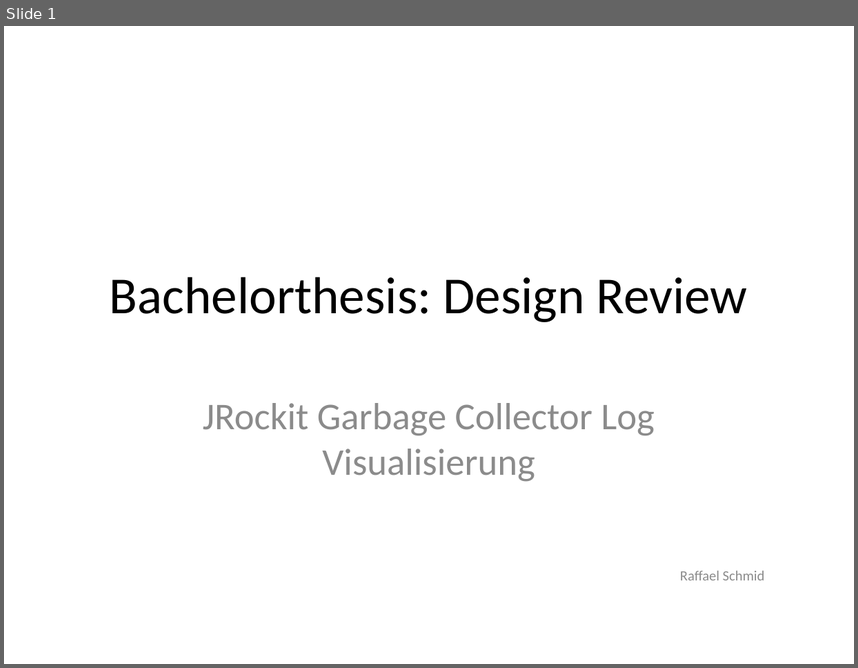
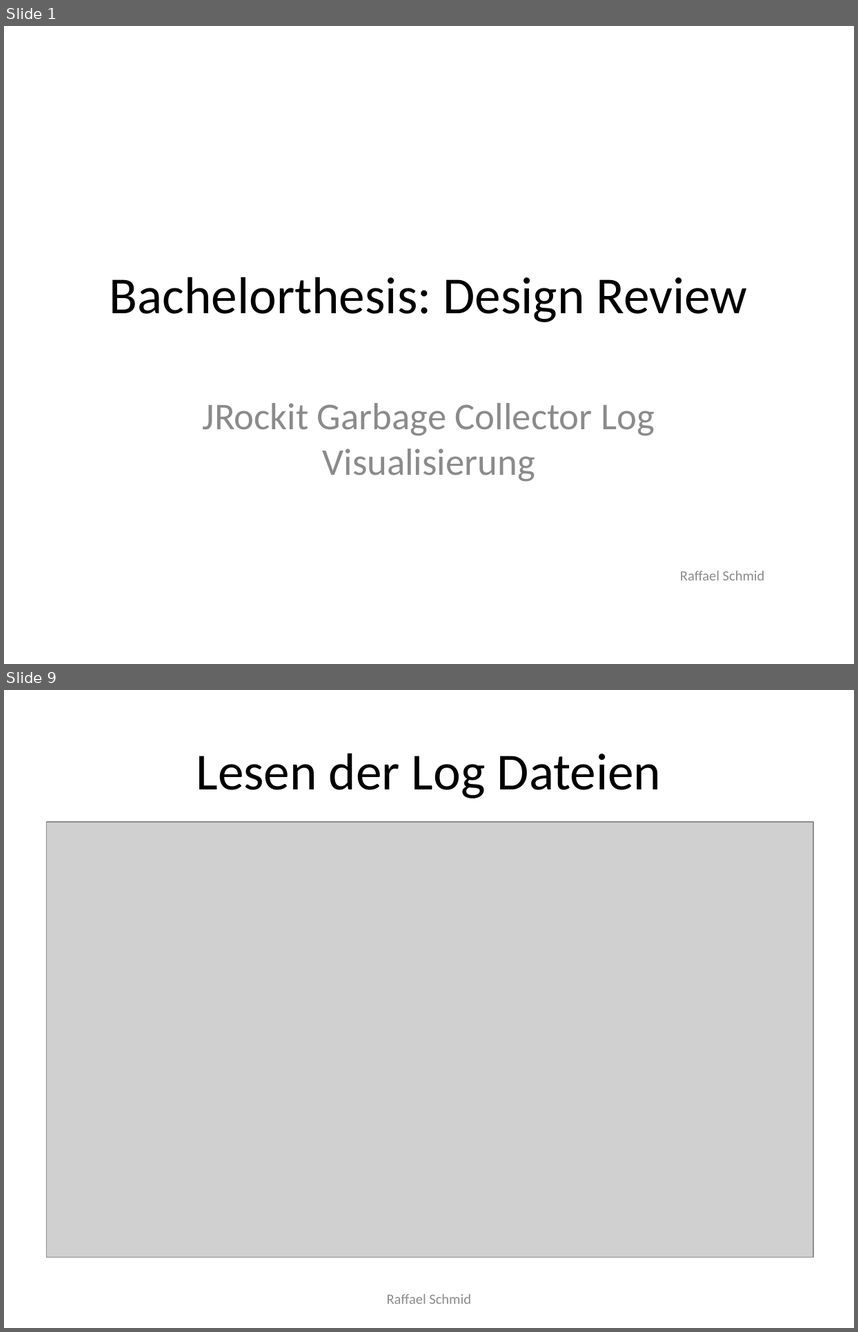
Before and after one commit to raffaelschmid/bachelorthesis, a slide deck: Dokumentation/Praesentation Design Review/rschmid_bachelorthesis_designreview_prasentation.pptx. Shown one above the other, each under a label of ours: slide 1 before the commit, slides 1 and 9 after it; the slides between them are not shown. The pictures are 858x668 and 858x1332 pixels, drawn with LibreOffice and Linux fonts; fonts in the diff are those of the drawing; grey boxes stand for pictures. Boxes give left, top, right and bottom in pixels: in the first picture for what was removed or moved away, otherwise in the second. Text is boxed around its words. In the diff, an @@ line names an element or a change of style, - is before the commit and + after.

```diff
--- a/Dokumentation/Praesentation Design Review/rschmid_bachelorthesis_designreview_prasentation.pptx
+++ b/Dokumentation/Praesentation Design Review/rschmid_bachelorthesis_designreview_prasentation.pptx
@@ slide 9 added at [4,690,854,1328], background #FFFFFF @@
@@ title added at [196,753,662,798], 44 pt, text #000000 @@
+Lesen der Log Dateien
@@ picture added at [47,822,813,1257] @@
@@ text added at [387,1294,471,1303], 12 pt, text #8C8C8C @@
+Raffael Schmid
```
Also in this commit, not shown: 1 slide changed, 13 other slides added, 9 other files.
